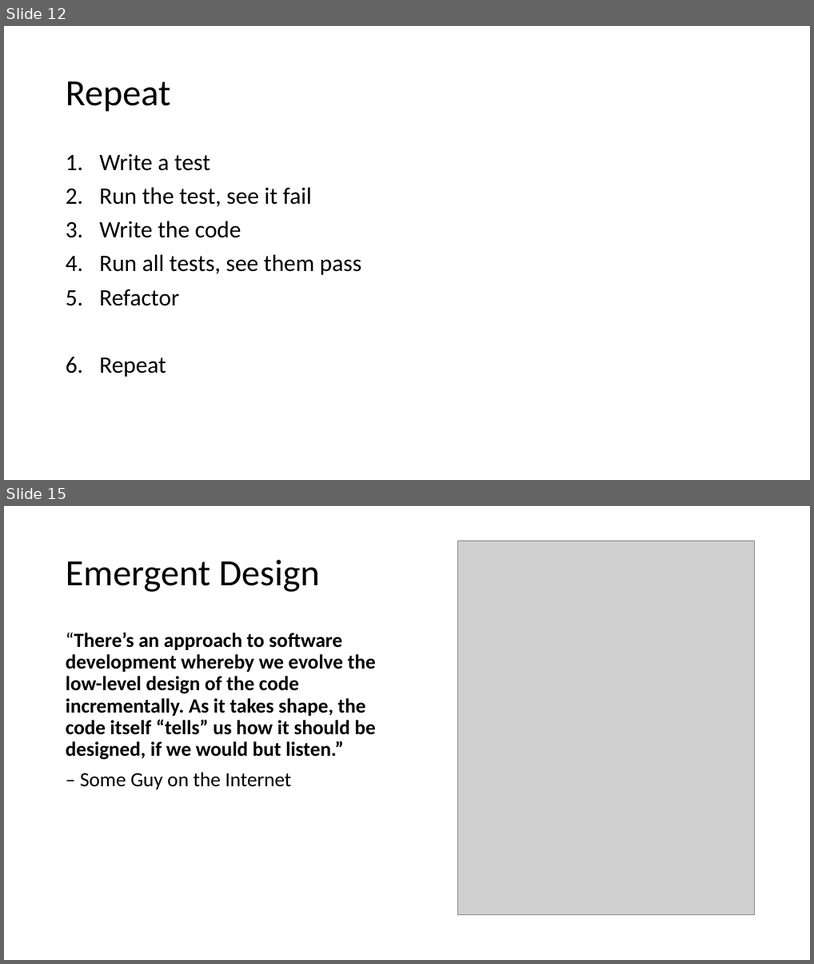
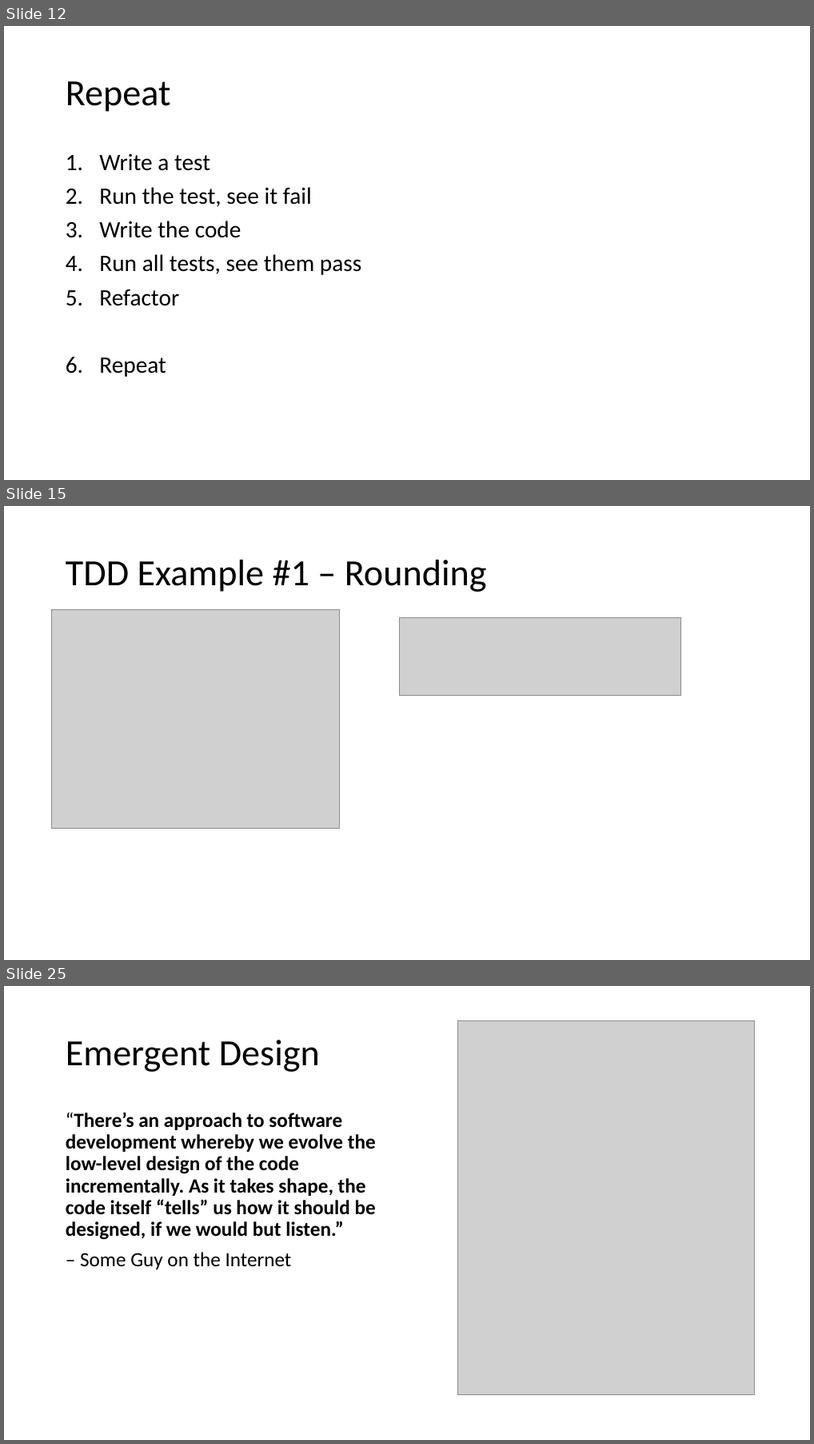
Before and after one commit to JoelViney/TestDrivenTalk, a slide deck: !Test Driven Development.pptx. Shown one above the other, each under a label of ours: slides 12 and 15 before the commit, slides 12, 15 and 25 after it; the slides between them are not shown. The pictures are 814x964 and 814x1444 pixels, drawn with LibreOffice and Linux fonts; fonts in the diff are those of the drawing; grey boxes stand for pictures. Boxes give left, top, right and bottom in pixels: in the first picture for what was removed or moved away, otherwise in the second. Text is boxed around its words. In the diff, an @@ line names an element or a change of style, - is before the commit and + after.

```diff
--- a/!Test Driven Development.pptx
+++ b/!Test Driven Development.pptx
@@ slide 15 added at <box>4,506,810,960</box>, background #FFFFFF @@
@@ title added at <box>66,560,487,592</box>, 44 pt, text #000000 @@
+TDD Example #1 – Rounding
@@ picture added at <box>52,609,340,828</box> @@
@@ picture added at <box>400,618,682,696</box> @@
@@ what was slide 15 is now slide 25 @@
```
Also in this commit, not shown: 9 slides changed, 10 other slides added, 1 slide removed, 20 other files.
